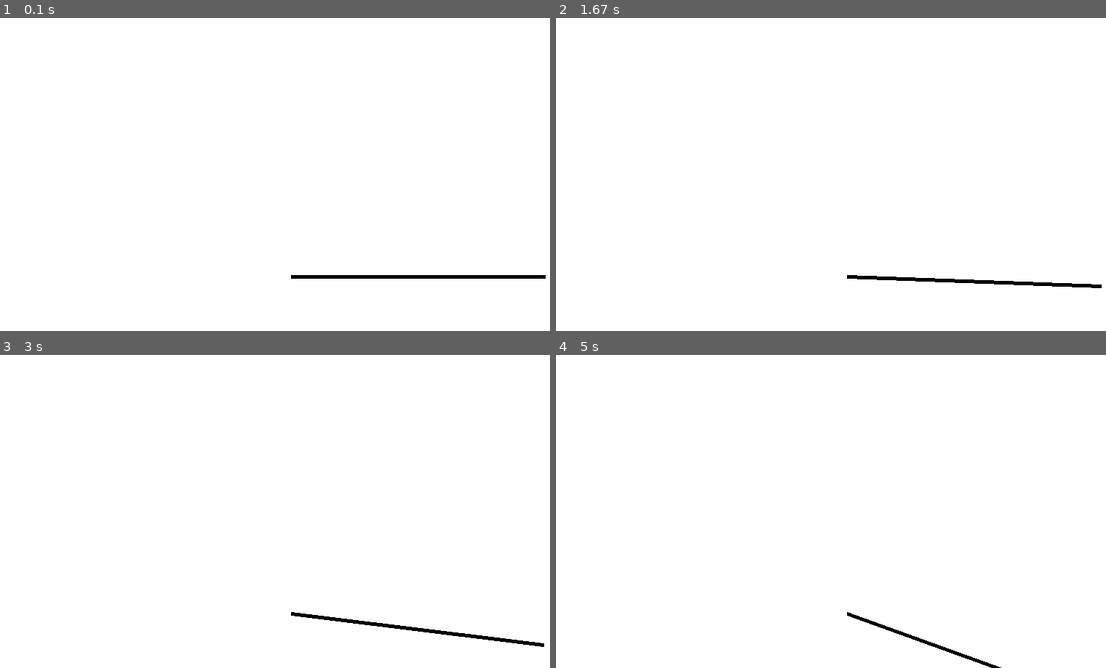
Above: before the commit, frames 1-4 (two rows, left to right).
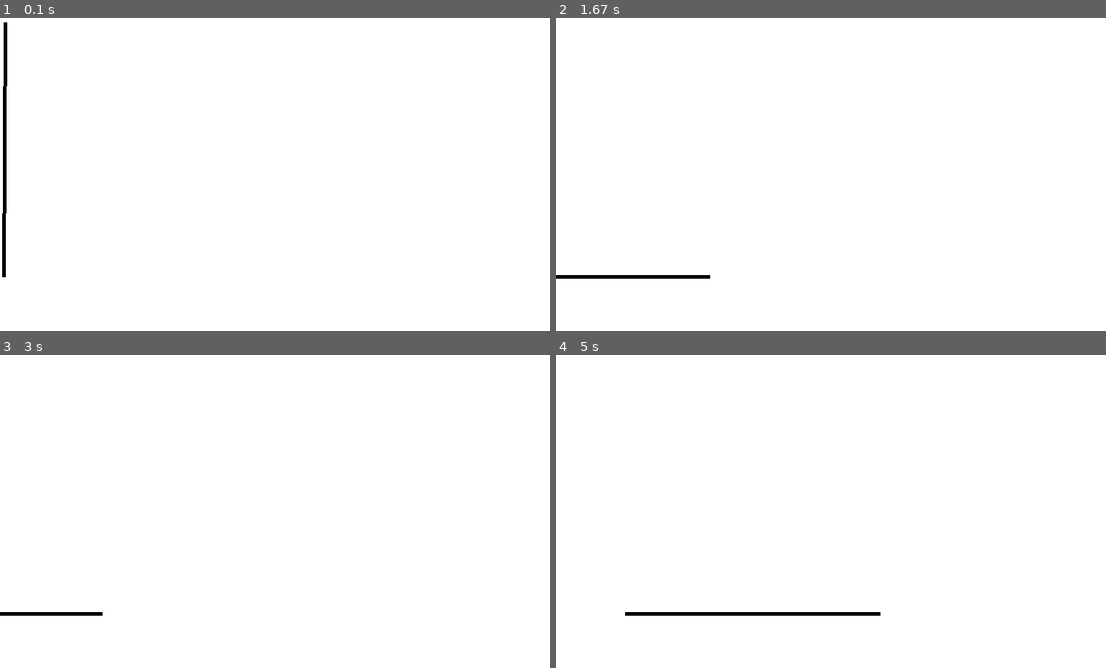
Above: after the commit, the same moments.

Repository: NanoMars/mini-pygame-collection
Game: pygame game, started from Games/Balance.py
The game is run twice, just before and just after one commit, with the same random seed, the same clock (stepped at 60 frames per second) and the same inputs.
Inputs (mouse positions are in pixels of both pictures, inside the frame that each line leads up to):
- Up to frame 1 (0.1 s): no input
- Up to frame 2 (1.67 s): click (847, 111) at 0.38 s; click (902, 208) at 0.72 s; click (1062, 265) at 1.05 s; click (710, 27) at 1.38 s
- Up to frame 3 (3 s): click (291, 505) at 1.72 s; click (209, 361) at 2.05 s; click (495, 564) at 2.38 s; click (104, 492) at 2.72 s
- Up to frame 4 (5 s): click (677, 364) at 3.05 s; click (710, 527) at 3.38 s; click (1056, 549) at 3.72 s; click (671, 611) at 4.05 s; click (666, 477) at 4.38 s; click (880, 570) at 4.72 s

The runs differ from the first frame. In frame 1, 1.1% of the frame differs, in the area x 0-100%, y 1-84%; in frame 2, 0.9%; in frame 3, 0.8%; in frame 4, 0.8%.

Commit message:
sorta working 2

Diff:
--- a/Games/Balance.py
+++ b/Games/Balance.py
@@ -10,24 +10,37 @@
 class stick:
     def __init__ (self):
         self.length = 350
-        self.x = screen_width // 2
+        self.x = pygame.mouse.get_pos()[0]
         self.y = (screen_height + self.length) // 2 + 50
-        self.angle = 0
+        self.angle = 0.01
         self.last_update = 0.0
-        self.gravity = 9.8
-        self.acceleration = self.gravity / self.length
+        self.last_mouse_update = pygame.mouse.get_pos()[0]
+        self.acceleration = 0
         self.velocity = 0.0
 
     def update(self):
-        time_passed = pygame.time.get_ticks() / 1000
+        time_passed = pygame.time.get_ticks() / 1000 - self.last_update
         self.last_update = pygame.time.get_ticks() / 1000
-        self.velocity = self.acceleration * time_passed
-        self.angle = 1/2 * self.acceleration *(pygame.time.get_ticks() / 1000) ** 2
-        print(pygame.time.get_ticks() / 1000)
+
+        mouse_x = pygame.mouse.get_pos()[0] - self.last_mouse_update
+        self.last_mouse_update = mouse_x
+
+        self.acceleration = (self.angle / (math.pi / 2))
+
+        self.velocity += self.acceleration * time_passed
+
+        self.angle += (self.velocity - mouse_x / 150) * time_passed
+        self.angle = max(-math.pi / 2, min(self.angle, math.pi / 2))
+
+
+
+
+
 
 
     def draw(self):
-        pygame.draw.line(screen, (0, 0, 0), (self.x, self.y), (self.x + self.length * math.cos(self.angle), self.y + self.length * math.sin(self.angle)), 5)
+        self.x = pygame.mouse.get_pos()[0]
+        pygame.draw.line(screen, (0, 0, 0), (self.x, self.y), (self.x + self.length * math.cos(self.angle -math.pi / 2), self.y + self.length * math.sin(self.angle -math.pi / 2)), 5)
 
 
 game_stick = stick()
